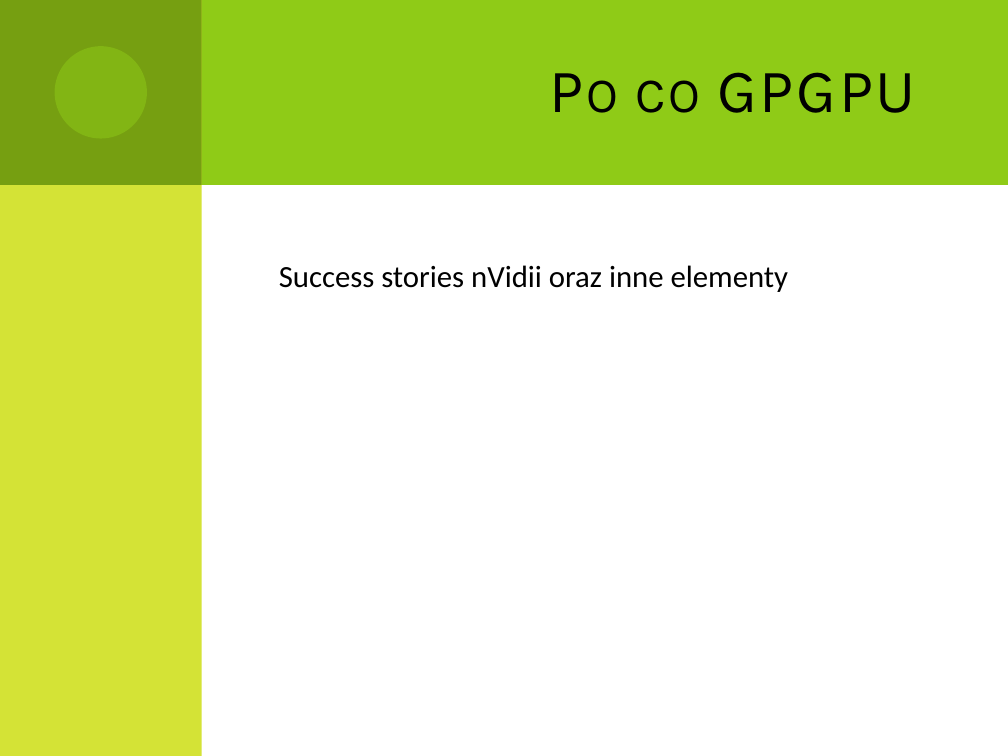
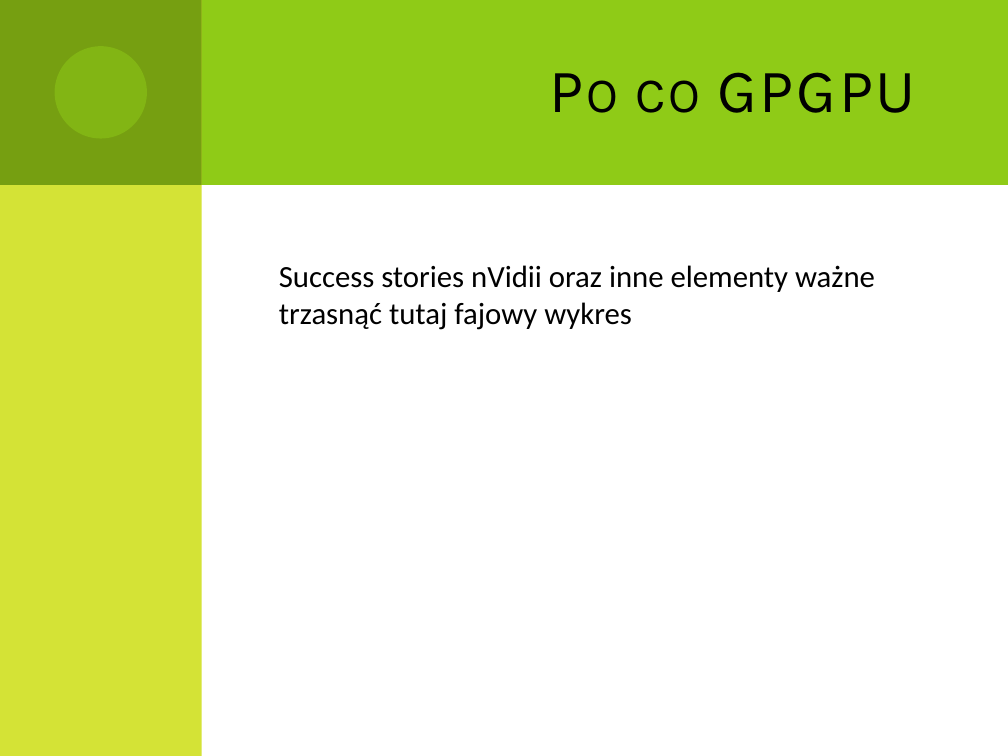
Before and after one commit to Dzess/DMARF, a slide deck: slide 4 of presentation/GPGPU_in_data_minig.pptx (slide 3 before the commit). Drawn at 1008x756 pixels with LibreOffice and Linux fonts; fonts in the diff are those of the drawing. Boxes give left, top, right and bottom in pixels: in the first picture for what was removed or moved away, otherwise in the second. Text is boxed around its words. In the diff, an @@ line names an element or a change of style, - is before the commit and + after.

```diff
--- a/presentation/GPGPU_in_data_minig.pptx
+++ b/presentation/GPGPU_in_data_minig.pptx
@@ text at (x1=279, y1=265, x2=875, y2=330): text changed @@
-Success stories nVidii oraz inne elementy
+Success stories nVidii oraz inne elementy ważne trzasnąć tutaj fajowy wykres
```
Also in this commit, not shown: 5 other slides changed, 3 slides added, 1 slide removed.
